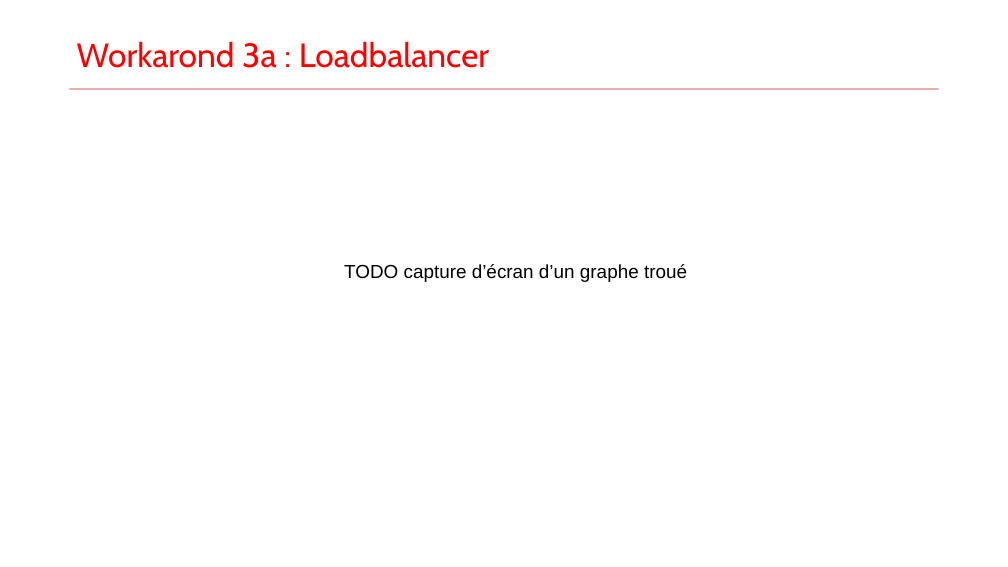
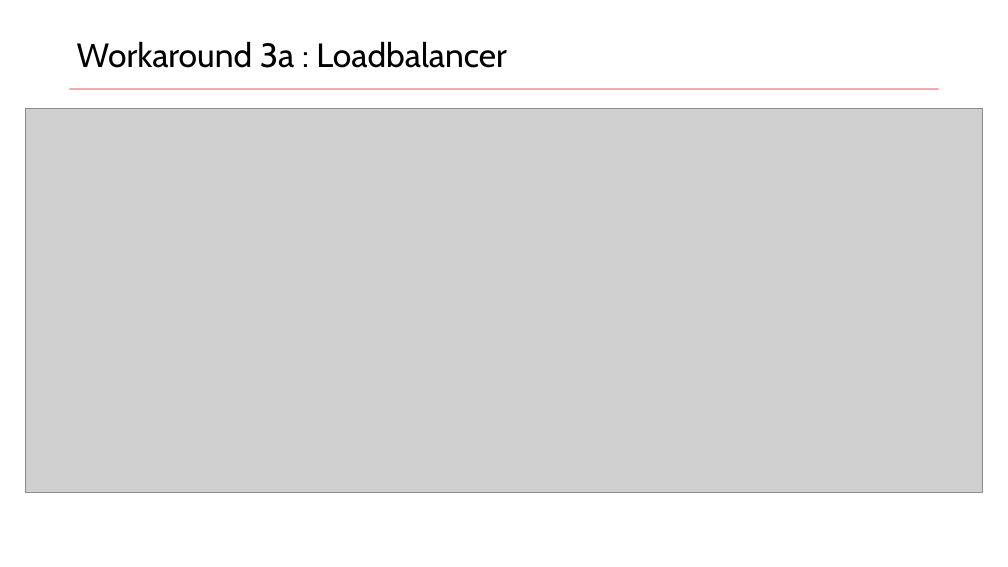
Before and after one commit to zwindler/cncf-meetup-bdx-2019-thanos, a slide deck: slide 21 of binaries/CNCF_meetup6_Thanos.pptx. Drawn at 1008x567 pixels with LibreOffice and Linux fonts; fonts in the diff are those of the drawing; grey boxes stand for pictures. Boxes give left, top, right and bottom in pixels: in the first picture for what was removed or moved away, otherwise in the second. Text is boxed around its words. In the diff, an @@ line names an element or a change of style, - is before the commit and + after.

Commit message:
WIP

```diff
--- a/binaries/CNCF_meetup6_Thanos.pptx
+++ b/binaries/CNCF_meetup6_Thanos.pptx
@@ text at box(77, 41, 506, 68): text changed; text colour #FF0000 to #000000 @@
-Workarond 3a : Loadbalancer
+Workaround 3a : Loadbalancer
@@ picture added at box(25, 108, 982, 492) @@
@@ text removed at box(344, 264, 687, 282) @@
-TODO capture d’écran d’un graphe troué
```
Also in this commit, not shown: 6 other slides changed.
